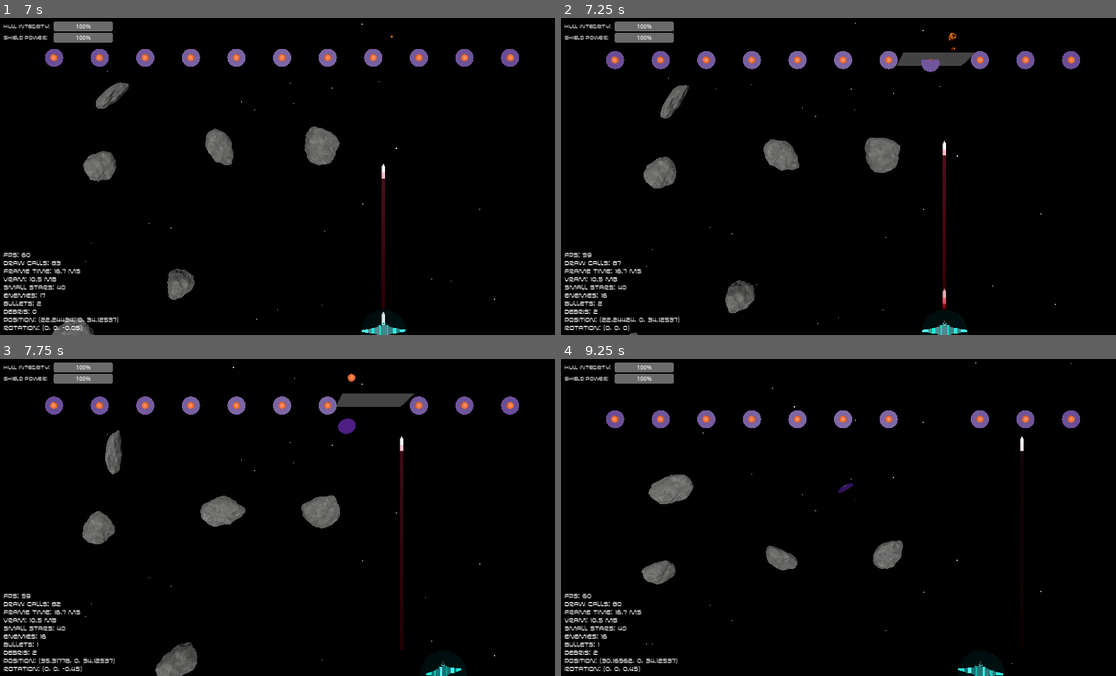
Above: before the commit, frames 1-4 (two rows, left to right).
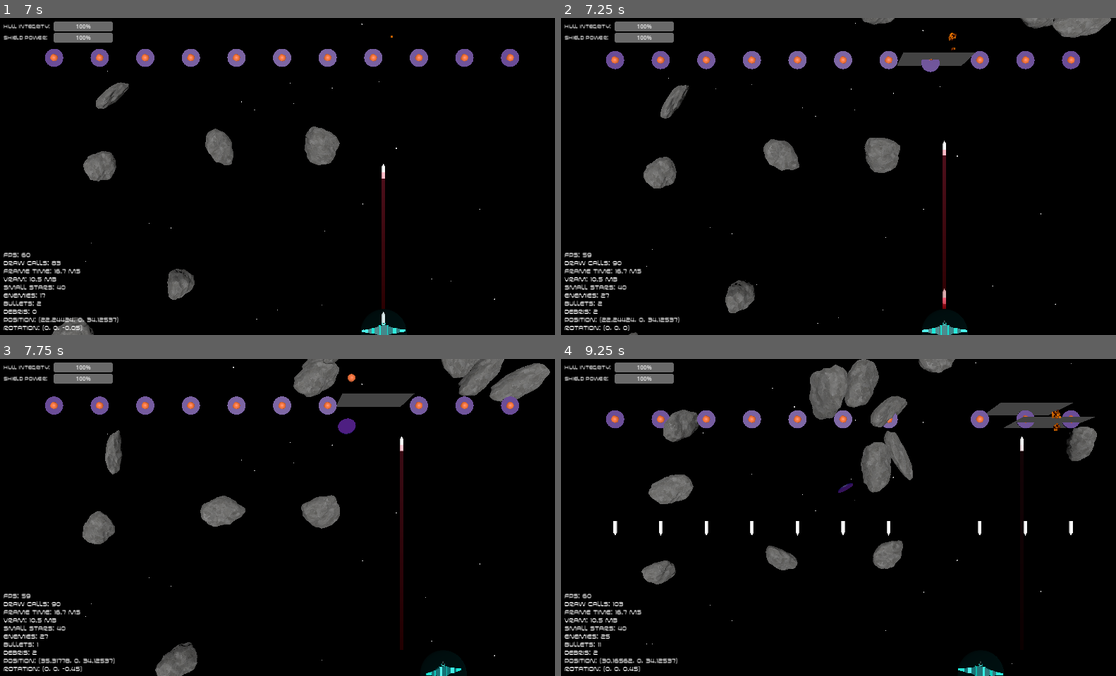
Above: after the commit, the same moments.

Repository: ccozad/space-shooter-godot-4
Game: Godot game, scene res://main.tscn
Same seed, same stepped clock (60 frames per second), same inputs: the game is played once before the commit and once after it.
Inputs (mouse positions are in pixels of both pictures, inside the frame that each line leads up to):
- Up to frame 1 (7 s): move the mouse to (405, 160) at 0.52 s; press the mouse at (405, 160) at 0.53 s; hold D (move_right) 0.53-1.28 s; move the mouse to (166, 192) at 1.27 s; release the mouse at (166, 192) at 1.28 s; hold S (move_down) 1.28-2.03 s; click (166, 192) at 1.35 s; move the mouse to (338, 106) at 2.02 s; press the mouse at (338, 106) at 2.03 s; hold D (move_right) 2.03-2.78 s; move the mouse to (255, 239) at 2.77 s; release the mouse at (255, 239) at 2.78 s; hold Shift (accelerate) 2.78-3.53 s; click (255, 239) at 2.85 s; move the mouse to (449, 224) at 3.52 s; press the mouse at (449, 224) at 3.53 s; hold A (move_left) 3.53-5.03 s; move the mouse to (111, 128) at 4.27 s; release the mouse at (111, 128) at 4.28 s; click (111, 128) at 4.35 s; move the mouse to (310, 176) at 5.02 s; press the mouse at (310, 176) at 5.03 s; hold S (move_down) 5.03-5.78 s; move the mouse to (199, 97) at 5.77 s; release the mouse at (199, 97) at 5.78 s; hold D (move_right) 5.78-6.53 s; click (199, 97) at 5.85 s; move the mouse to (405, 160) at 6.52 s; press the mouse at (405, 160) at 6.53 s; hold Shift (accelerate) from 6.53 s (still down)
- Up to frame 2 (7.25 s): keep holding Shift (accelerate)
- Up to frame 3 (7.75 s): move the mouse to (166, 533) at 7.27 s; release Shift (accelerate) at 7.28 s; release the mouse at (166, 533) at 7.28 s; hold D (move_right) from 7.28 s (still down); click (166, 533) at 7.35 s
- Up to frame 4 (9.25 s): move the mouse to (899, 447) at 8.02 s; release D (move_right) at 8.03 s; press the mouse at (899, 447) at 8.03 s; hold S (move_down) 8.03-8.78 s; move the mouse to (816, 580) at 8.77 s; release the mouse at (816, 580) at 8.78 s; hold A (move_left) from 8.78 s (still down); click (816, 580) at 8.85 s

Frame 1 is identical in both runs. In frame 2, 0.8% of the frame differs, in the area x 7-100%, y 0-89%; in frame 3, 2.4%; in frame 4, 5.4%, in the area x 6-97%, y 0-91%.

Commit message:
Fix enemy bullet direction, add content to tutorial level

Diff:
--- a/levels/tutorial.gd
+++ b/levels/tutorial.gd
@@ -11,6 +11,8 @@
 func init(node):
 	timeline.append({"timestamp": 1, "wave": get_asteroid_wave()})
 	timeline.append({"timestamp": 3, "wave": get_enemy_ship_wave()})
+	timeline.append({"timestamp": 7, "wave": get_asteroid_wave()})
+	timeline.append({"timestamp": 12, "wave": get_enemy_ship_wave()})
 	print("tutorial scene initialized")
 
 func process(node, delta):
@@ -69,5 +71,12 @@
 				"shot": ENEMY_BULLET,
 				"weapon": "Main"
 			}
+		},
+		{
+			"timestamp": 10,
+			"fire": {
+				"shot": ENEMY_BULLET,
+				"weapon": "Main"
+			}
 		}
 	]
--- a/scenes/enemy_bullet.gd
+++ b/scenes/enemy_bullet.gd
@@ -10,6 +10,8 @@
 	position.y = 0
 	var direction_node = weapon.get_children()[0]
 	current_direction = direction_node.position
+	print("Initializing enemy bullet")
+	print(str(current_direction))
 	var direction_angle = angle + Vector2(current_direction.x, current_direction.z).angle_to(Vector2.UP)
 	rotate_y(direction_angle)
 
--- a/scenes/enemy_ship_1.tscn
+++ b/scenes/enemy_ship_1.tscn
@@ -101,9 +101,9 @@
 [node name="Weapons" type="Node3D" parent="."]
 
 [node name="Main" type="Node3D" parent="Weapons"]
-transform = Transform3D(1, 0, 0, 0, 1, 0, 0, 0, 1, 0, 0, -1.11783)
+transform = Transform3D(1, 0, 0, 0, 1, 0, 0, 0, 1, 0, 0, 1.00363)
 
 [node name="Direction" type="Node3D" parent="Weapons/Main"]
-transform = Transform3D(1, 0, 0, 0, 1, 0, 0, 0, 1, 0, 0, -0.0286683)
+transform = Transform3D(1, 0, 0, 0, 1, 0, 0, 0, 1, 0, 0, 0.338553)
 
 [connection signal="area_entered" from="." to="." method="_on_area_entered"]
--- a/scenes/ship_1.gd
+++ b/scenes/ship_1.gd
@@ -73,7 +73,7 @@
 
 func remove_shield():
 	shield_power = 0
-	shield_collision.set_defe("disabled", true)
+	shield_collision.set_deferred("disabled", true)
 	shield.visible = false
 
 func process_hit(area, enemy_impact):
